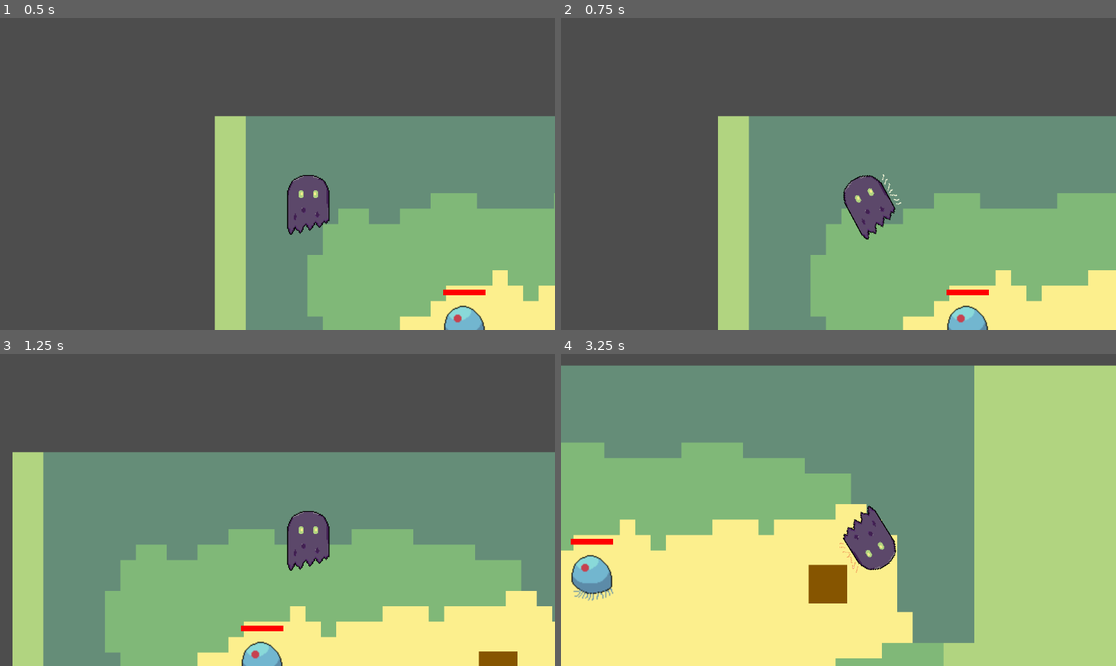
Above: before the commit, frames 1-4 (two rows, left to right).
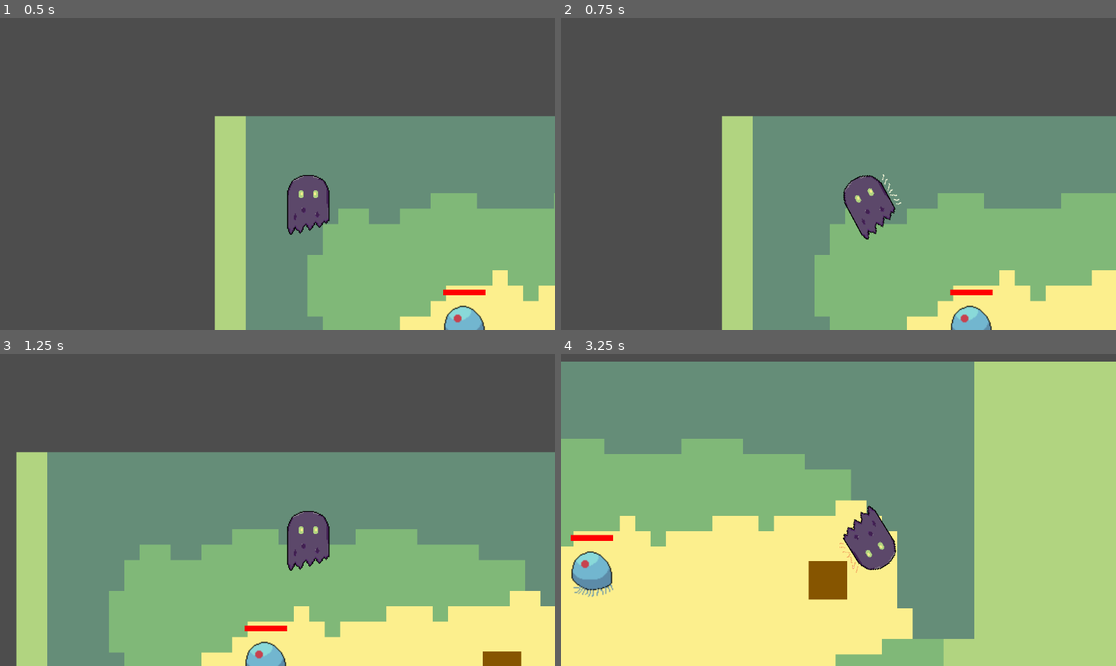
Above: after the commit, the same moments.

Repository: moulindavid/godot-2d
Game: Godot game, scene res://scenes/world.tscn
Two runs of this game, one before a commit and one after it. Both use one fixed random seed, a clock stepped at 60 frames per second and the inputs below.
Inputs (mouse positions are in pixels of both pictures, inside the frame that each line leads up to):
- Up to frame 1 (0.5 s): no input
- Up to frame 2 (0.75 s): tap Enter at 0.5 s; move the mouse to (960, 158) at 0.52 s; hold Right (ui_right) from 0.53 s (still down); click (960, 158) at 0.6 s
- Up to frame 3 (1.25 s): keep holding Right (ui_right)
- Up to frame 4 (3.25 s): move the mouse to (727, 525) at 1.27 s; release Right (ui_right) at 1.28 s; hold Down (ui_down) 1.28-2.03 s; click (727, 525) at 1.35 s; move the mouse to (894, 441) at 2.02 s; hold Right (ui_right) 2.03-2.78 s; click (894, 441) at 2.1 s; move the mouse to (810, 572) at 2.77 s; hold Up (ui_up) from 2.78 s (still down); click (810, 572) at 2.85 s

Frame 1 is identical in both runs. In frame 2, 2.0% of the frame differs, in the area x 28-96%, y 31-100%; in frame 3, 2.4%; in frame 4, 4.0%, in the area x 0-100%, y 2-98%.

Commit message:
feat: add some acceleration

Diff:
--- a/scenes/player/ghosty.gd
+++ b/scenes/player/ghosty.gd
@@ -10,7 +10,9 @@
 
 func _physics_process(_delta):
 	var direction = Input.get_vector("ui_left", "ui_right", "ui_up", "ui_down")
-	velocity = direction * SPEED
+	var target_velocity = direction * SPEED
+	velocity = velocity.lerp(target_velocity, 1.0 - exp(-50 * get_physics_process_delta_time()))
+
 	move_and_slide()
 
 	attack_area.look_at(get_global_mouse_position())
@@ -39,8 +41,6 @@
 	hit_bodies.clear()
 	sprite.play("attack")
 
-
-# This is the signal function - make sure it is connected!
 func _on_animated_sprite_2d_animation_finished():
 	if sprite.animation == "attack":
 		is_attacking = false # Reset the state
